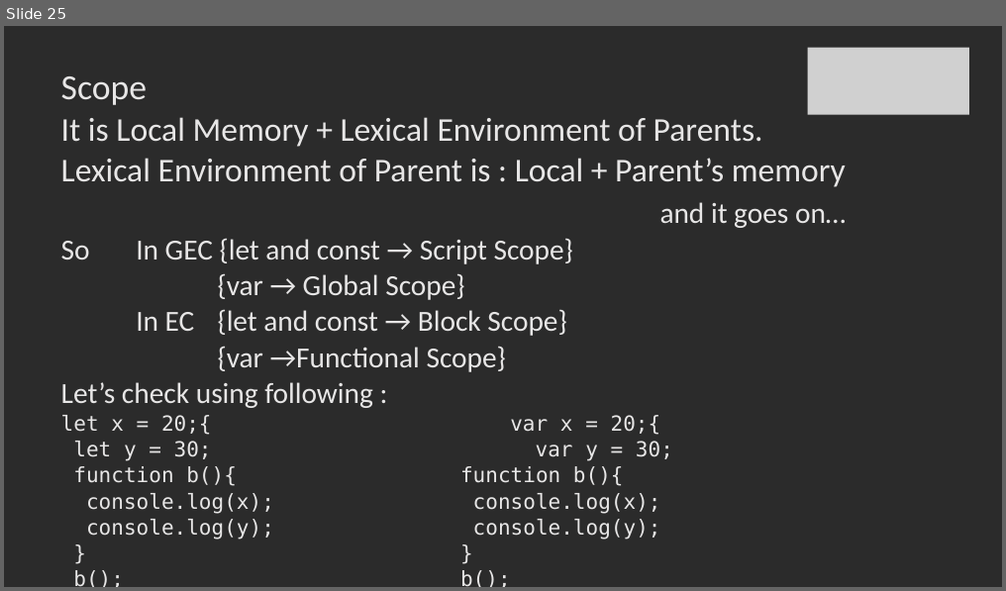
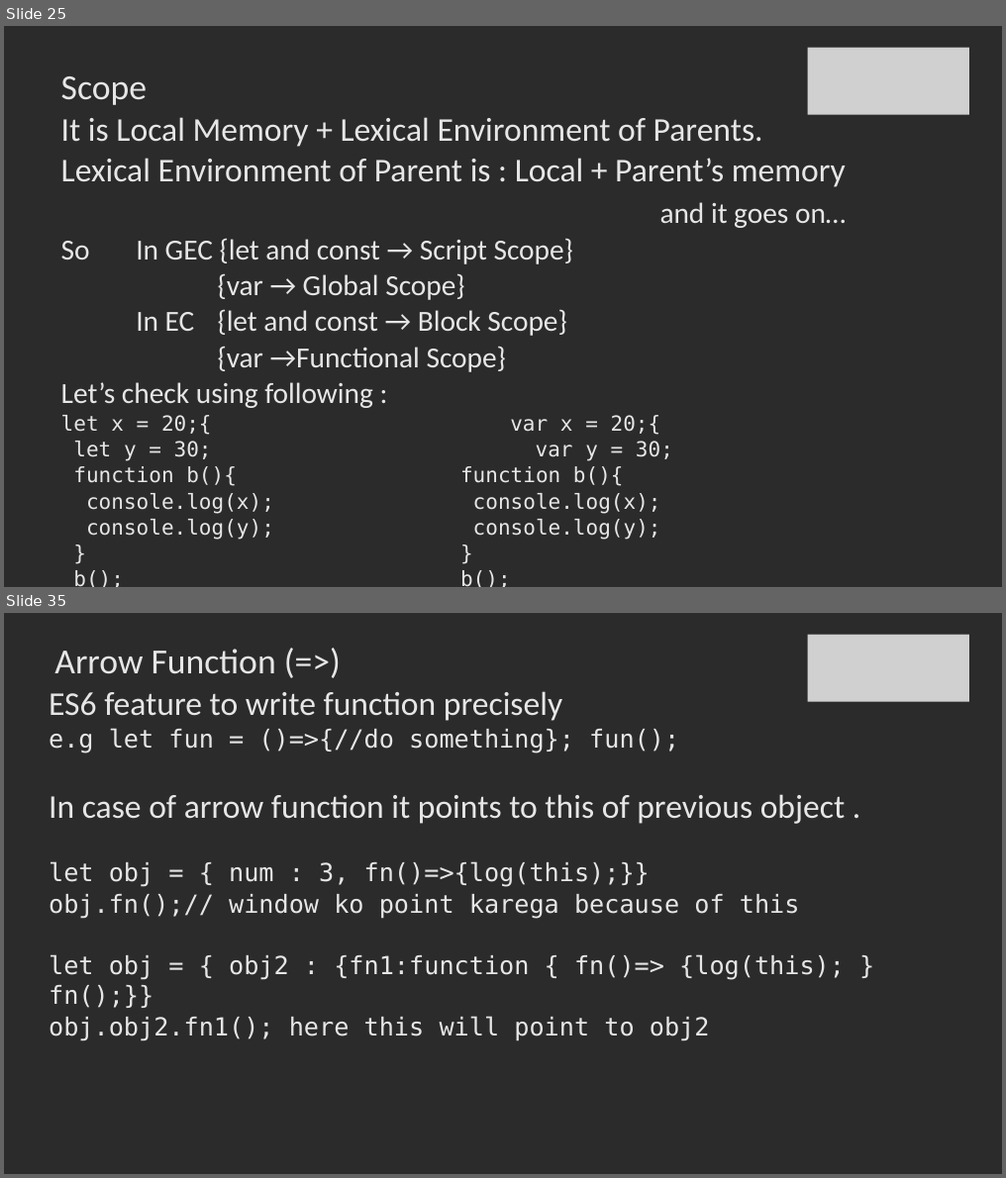
Before and after one commit to SachinBarpanda/WebDevGla, a slide deck: JS.pptx. Shown one above the other, each under a label of ours: slide 25 before the commit, slides 25 and 35 after it; the slides between them are not shown. The pictures are 1006x591 and 1006x1178 pixels, drawn with LibreOffice and Linux fonts; fonts in the diff are those of the drawing; grey boxes stand for pictures; background and template pictures are left out; a plain dark background stands for a picture behind light text. Boxes give left, top, right and bottom in pixels: in the first picture for what was removed or moved away, otherwise in the second. Text is boxed around its words. In the diff, an @@ line names an element or a change of style, - is before the commit and + after.

```diff
--- a/JS.pptx
+++ b/JS.pptx
@@ slide 35 added at <box>4,613,1002,1174</box>, background picture (left out) @@
@@ picture added at <box>807,635,969,702</box> @@
@@ title added at <box>54,649,276,674</box>, 34 pt, text #E7E6E6 @@
+Arrow Function (=>)
@@ text added at <box>49,691,845,1042</box>, 24 pt, text #E7E6E6 @@
+ES6 feature to write function precisely
+e.g let fun = ()=>{//do something}; fun();
+In case of arrow function it points to this of previous object .
+let obj = { num : 3, fn()=>{log(this);}}
+obj.fn();// window ko point karega because of this
+let obj = { obj2 : {fn1:function { fn()=> {log(this); } fn();}}
+obj.obj2.fn1(); here this will point to obj2
```
Also in this commit, not shown: 1 slide changed, 12 other slides added, 1 slide removed, 58 other files.
